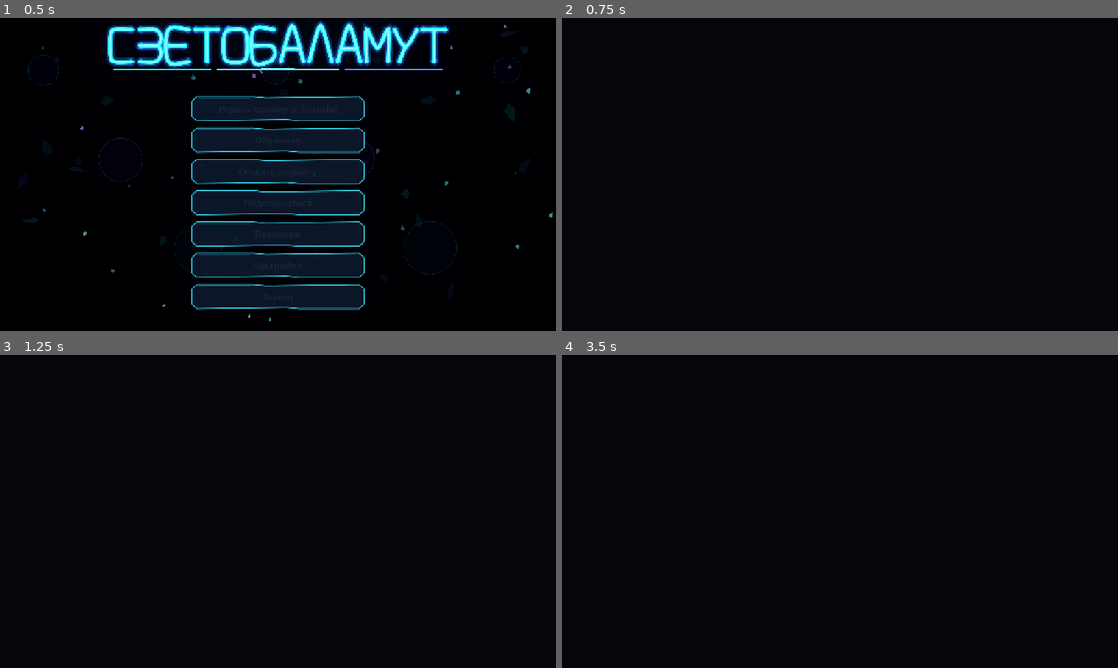
Above: before the commit, frames 1-4 (two rows, left to right).
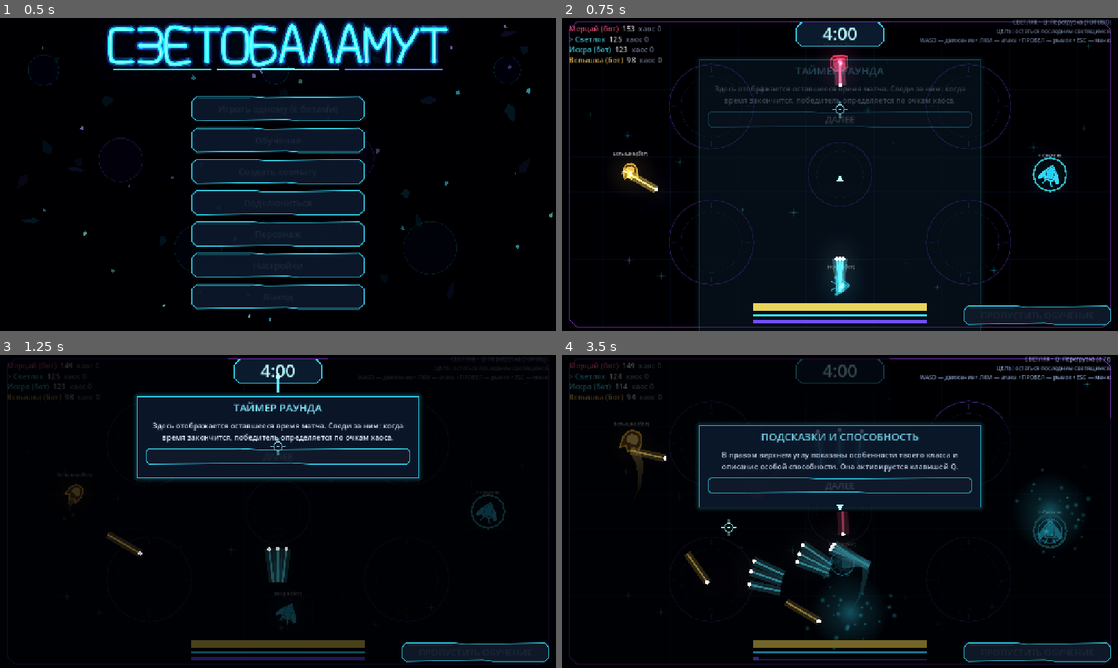
Above: after the commit, the same moments.

Repository: DvoreZZKy/svetobalamut
Game: Godot game, scene res://scenes/menu.tscn
Two runs of this game, one before a commit and one after it. Both use one fixed random seed, a clock stepped at 60 frames per second and the inputs below.
Inputs (mouse positions are in pixels of both pictures, inside the frame that each line leads up to):
- Up to frame 1 (0.5 s): no input
- Up to frame 2 (0.75 s): click "Играть одному (с ботами)" at 0.5 s
- Up to frame 3 (1.25 s): no input
- Up to frame 4 (3.5 s): tap Enter (restart) at 1.25 s; move the mouse to (962, 495) at 1.27 s; hold D (right) 1.28-2 s; hold Space (dash) 1.28-2 s; tap Q (ability) at 1.35 s; click (962, 495) at 1.42 s; click (840, 455) at 2 s, where only the run after the commit has a clickable "ДАЛЕЕ"; move the mouse to (728, 527) at 2.77 s; hold S (down) from 2.78 s (still down); tap Space (dash) at 2.85 s; tap E (possess) at 3.05 s

Frame 1 is identical in both runs. In frame 2, 11% of the frame differs, in the area x 1-99%, y 0-100%; in frame 3, 20%; in frame 4, 23%, in the area x 1-99%, y 0-99%.
Error before the commit: Parse Error: Expected end of statement after variable declaration, found ":" instead. (res://scripts/arena.gd:396)

Commit message:
Correct typed graphics effect declarations

Diff:
--- a/scripts/arena.gd
+++ b/scripts/arena.gd
@@ -393,7 +393,7 @@
 func _seed_ambient() -> void:
 	var rng := RandomNumberGenerator.new()
 	rng.randomize()
-	var mote_count: int := [22, 12, 5, 0][G.graphics_quality]
+	var mote_count: int = [22, 12, 5, 0][G.graphics_quality]
 	for i in mote_count:
 		ambient_motes.append({
 			"p": Vector2(rng.randf_range(35.0, ARENA.x - 35.0), rng.randf_range(35.0, ARENA.y - 35.0)),
@@ -407,7 +407,7 @@
 func _update_ambient(dt: float) -> void:
 	if dt <= 0.0:
 		return
-	var mote_count: int := [ambient_motes.size(), 12, 5, 0][G.graphics_quality]
+	var mote_count: int = [ambient_motes.size(), 12, 5, 0][G.graphics_quality]
 	for i in mote_count:
 		var mote: Dictionary = ambient_motes[i]
 		mote.p += mote.v * dt
@@ -428,7 +428,7 @@
 
 
 func _draw_ambient() -> void:
-	var mote_count: int := [ambient_motes.size(), 12, 5, 0][G.graphics_quality]
+	var mote_count: int = [ambient_motes.size(), 12, 5, 0][G.graphics_quality]
 	for i in mote_count:
 		var mote: Dictionary = ambient_motes[i]
 		var r: float = mote.r
@@ -1058,14 +1058,14 @@
 	for child in fx_layer.get_children():
 		if child is CPUParticles2D:
 			active_bursts += 1
-	var burst_limit: int := [16, 10, 5, 2][G.graphics_quality] if important else [8, 5, 2, 1][G.graphics_quality]
+	var burst_limit: int = [16, 10, 5, 2][G.graphics_quality] if important else [8, 5, 2, 1][G.graphics_quality]
 	if active_bursts >= burst_limit:
 		return
 	var p := CPUParticles2D.new()
 	p.position = pos
 	p.texture = halo_tex
 	p.material = add_mat
-	var particle_cap: int := [30, 20, 10, 4][G.graphics_quality]
+	var particle_cap: int = [30, 20, 10, 4][G.graphics_quality]
 	p.amount = mini(amount, particle_cap)
 	p.lifetime = minf(life, 0.65)
 	p.one_shot = true
